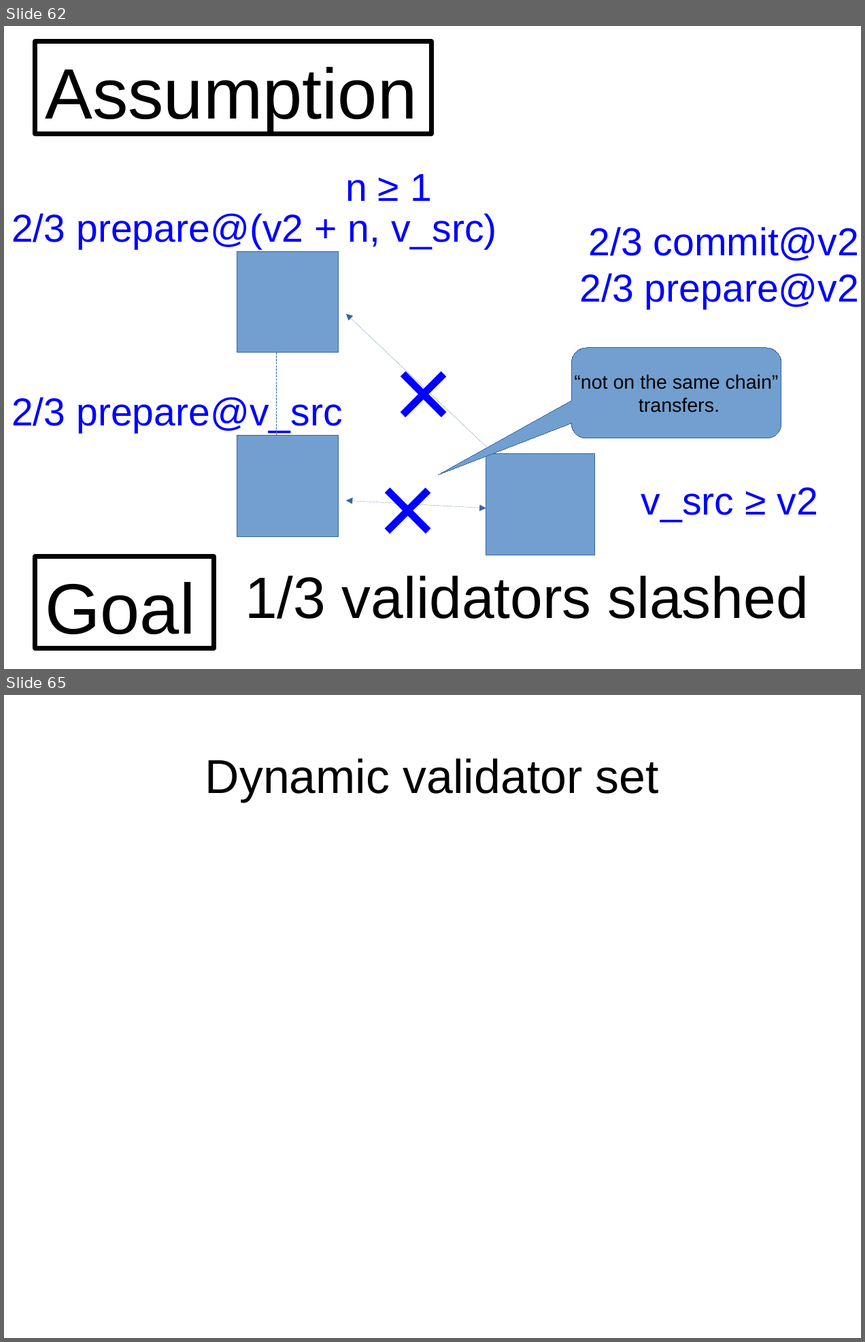
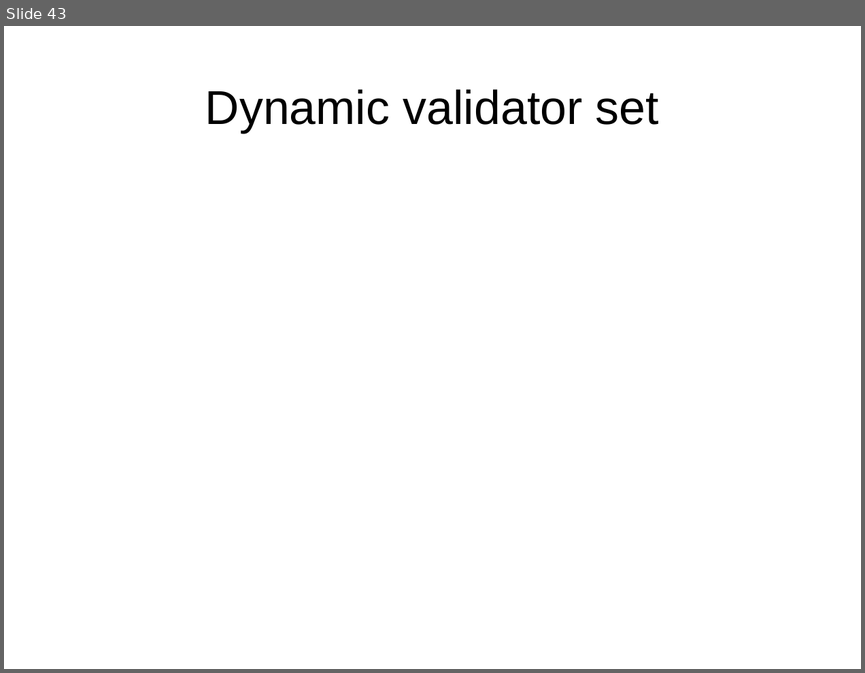
Before and after one commit to palmskog/pos, a slide deck: slide.odp. Shown one above the other, each under a label of ours: slides 62 and 65 before the commit, slide 43 after it; the slides between them are not shown. The pictures are 865x1342 and 865x673 pixels, drawn with LibreOffice and Linux fonts; fonts in the diff are those of the drawing. Boxes give left, top, right and bottom in pixels: in the first picture for what was removed or moved away, otherwise in the second. Text is boxed around its words. In the diff, an @@ line names an element or a change of style, - is before the commit and + after.

```diff
--- a/slide.odp
+++ b/slide.odp
@@ slide 62 removed at (4, 26, 861, 669), background #FFFFFF @@
@@ rectangle removed at (35, 42, 432, 133) @@
-Assumption
@@ text removed at (345, 174, 432, 201) @@
-n ≥ 1
@@ text removed at (11, 213, 497, 249) @@
-2/3 prepare@(v2 + n, v_src)
@@ text removed at (580, 227, 859, 309) @@
-2/3 commit@v2
-2/3 prepare@v2
@@ rectangle removed at (237, 252, 339, 352) @@
@@ double arrow removed from (346, 314) to (494, 454) @@
@@ text removed at (369, 321, 478, 461) @@
-×
@@ rounded speech box removed at (572, 348, 781, 438) @@
-“not on the same chain”
-transfers.
@@ line removed from (276, 352) to (276, 435) @@
@@ text removed at (11, 395, 342, 433) @@
-2/3 prepare@v_src
@@ rectangle removed at (237, 435, 339, 536) @@
@@ text removed at (354, 438, 463, 578) @@
-×
@@ rectangle removed at (486, 454, 595, 554) @@
@@ text removed at (641, 487, 817, 522) @@
-v_src ≥ v2
@@ double arrow removed from (346, 500) to (486, 508) @@
@@ rectangle removed at (35, 556, 214, 648) @@
-Goal
@@ text removed at (245, 575, 808, 618) @@
-1/3 validators slashed
@@ what was slide 65 is now slide 43 @@
```
Also in this commit, not shown: 1 slide added, 22 other slides removed.
